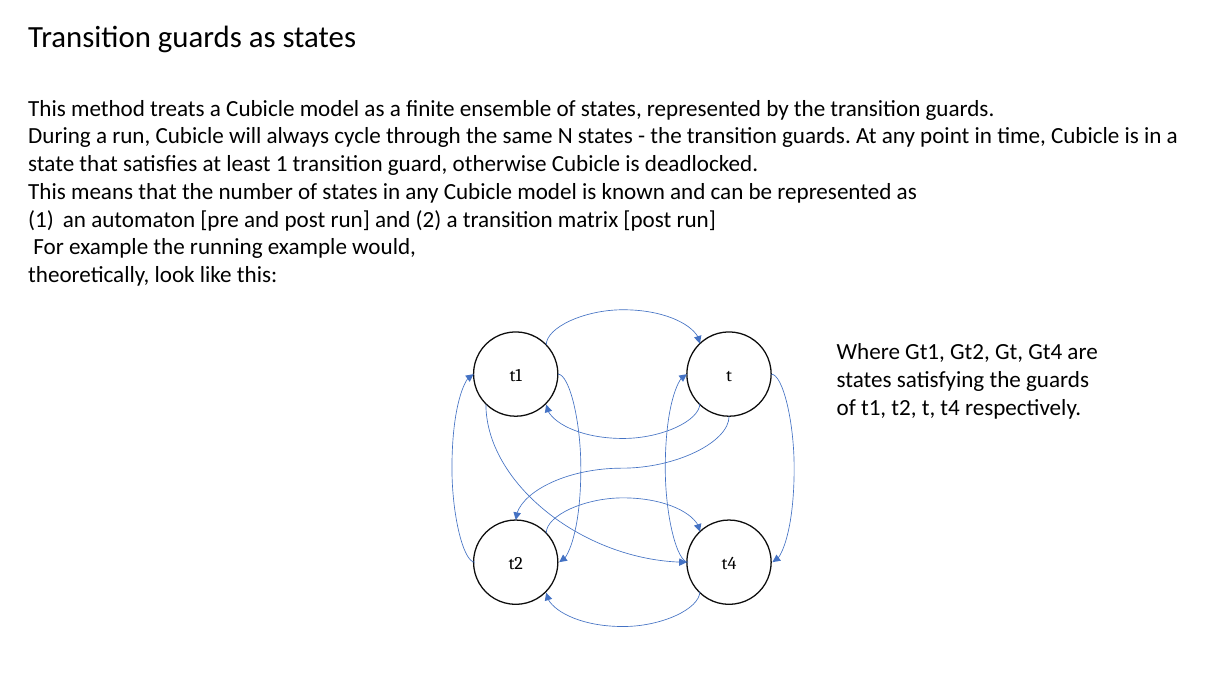
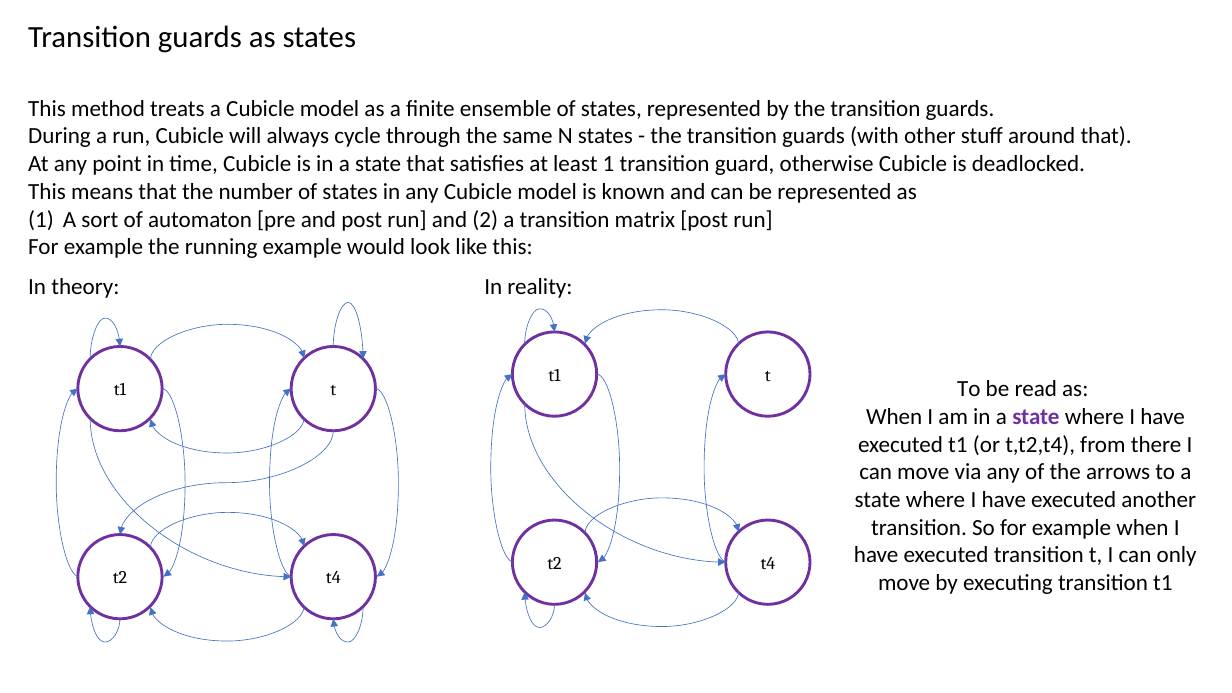
Before and after one commit to cubicle-model-checker/cubicle, a slide deck: slide 6 of mcmc_method.pptx. Drawn at 1232x693 pixels with LibreOffice and Linux fonts; fonts in the diff are those of the drawing. Boxes give left, top, right and bottom in pixels: in the first picture for what was removed or moved away, otherwise in the second. Text is boxed around its words. In the diff, an @@ line names an element or a change of style, - is before the commit and + after.

```diff
--- a/mcmc_method.pptx
+++ b/mcmc_method.pptx
@@ text at (28,126,1132,175): text changed @@
-During a run, Cubicle will always cycle through the same N states - the transition guards. At any point in time, Cubicle is in a state that satisfies at least 1 transition guard, otherwise Cubicle is deadlocked.
+During a run, Cubicle will always cycle through the same N states - the transition guards (with other stuff around that).
+At any point in time, Cubicle is in a state that satisfies at least 1 transition guard, otherwise Cubicle is deadlocked.
@@ text at (28,210,772,298): text changed @@
-(1) an automaton [pre and post run] and (2) a transition matrix [post run]
-For example the running example would,
-theoretically, look like this:
+(1) A sort of automaton [pre and post run] and (2) a transition matrix [post run]
+For example the running example would look like this:
+In theory: In reality:
@@ curved arrow added from (525, 345) to (555, 332), #4472C4 0.5 pt @@
@@ text removed at (837,343,1097,419) @@
-Where Gt1, Gt2, Gt, Gt4 are states satisfying the guards of t1, t2, t, t4 respectively.
@@ group added at (491,310,810,627): 7 curved arrows, 4 ellipses, 4 texts @@
+t1
+t
+t2
+t4
@@ text added at (854,380,1197,594), 18 pt, text #000000 @@
+To be read as:
+When I am in a state where I have executed t1 (or t,t2,t4), from there I can move via any of the arrows to a state where I have executed another transition. So for example when I have executed transition t, I can only move by executing transition t1
@@ 10 curved arrows, 4 texts, 4 ellipses: place and size @@
-10 curved arrows, 4 texts, 4 ellipses at (452,310,795,627)
+10 curved arrows, 4 texts, 4 ellipses at (56,324,398,641)
@@ outline #0D0D0D 1 pt to #7030A0 2.25 pt in 4 elements at (78,347,162,431), (291,347,375,431), (78,535,162,619), (291,535,375,619) @@
@@ curved arrow added from (555, 604) to (525, 592), #4472C4 0.5 pt @@
@@ group added at (91,302,363,642): 4 curved arrows @@
```
Also in this commit, not shown: 1 slide added, 1 slide removed.
